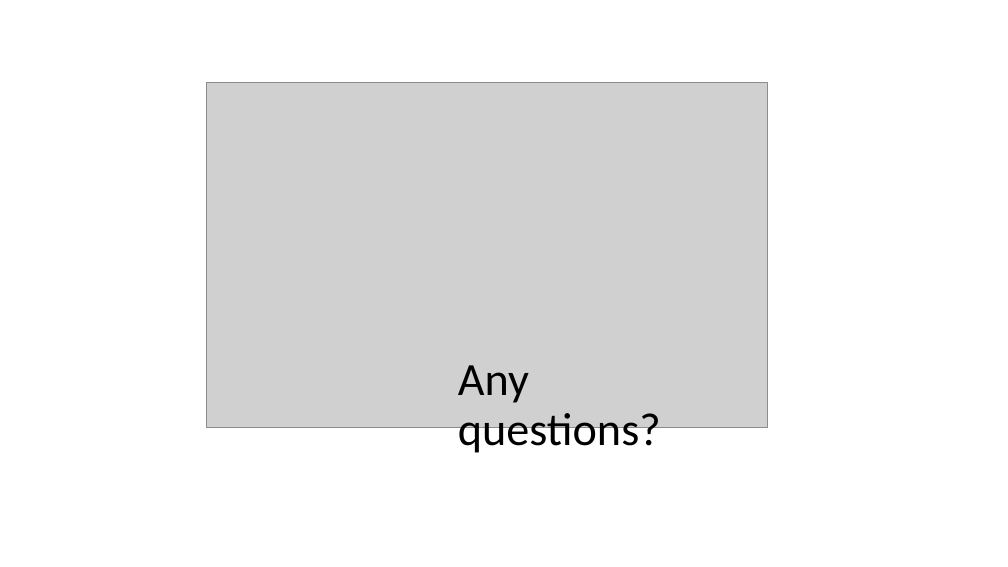
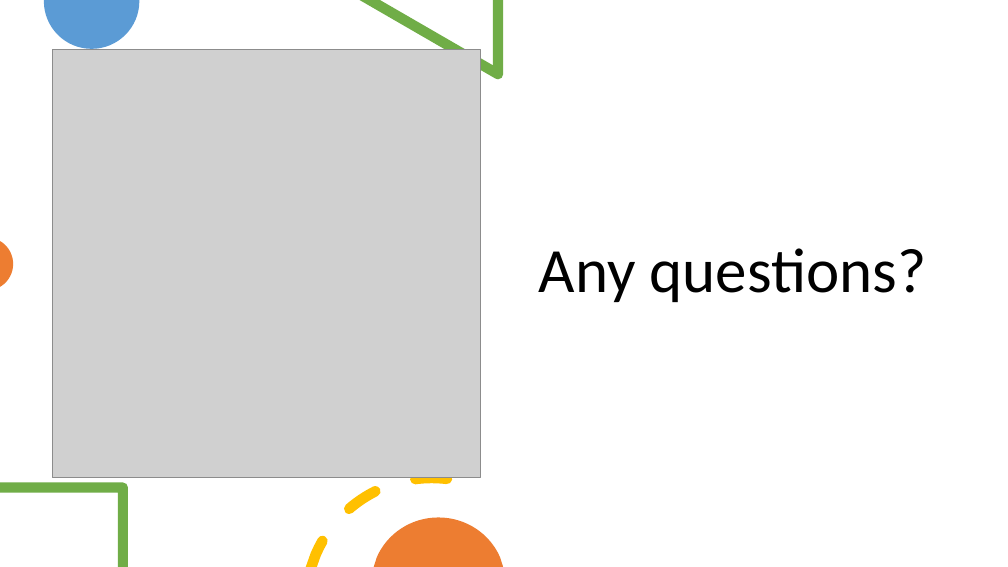
Before and after one commit to Programming-Fundamentals-SETU/prog-fund-2-jan-26, a slide deck: slide 36 of topic02-primitive-arrays/unit-02a-lectures/talk-4-github/github.pptx (slide 27 before the commit). Drawn at 1008x567 pixels with LibreOffice and Linux fonts; fonts in the diff are those of the drawing; grey boxes stand for pictures. Boxes give left, top, right and bottom in pixels: in the first picture for what was removed or moved away, otherwise in the second. Text is boxed around its words. In the diff, an @@ line names an element or a change of style, - is before the commit and + after.

Commit message:
updated week 2 - updated slides and images

```diff
--- a/topic02-primitive-arrays/unit-02a-lectures/talk-4-github/github.pptx
+++ b/topic02-primitive-arrays/unit-02a-lectures/talk-4-github/github.pptx
@@ freeform shape added at [44, 0, 139, 49], fill #5B9BD5 @@
@@ freeform shape added at [360, 0, 504, 79], fill #70AD47 @@
@@ picture added at [52, 49, 480, 477] @@
@@ picture removed at [207, 82, 768, 428] @@
@@ title "Any questions?": place and size @@
-title "Any questions?" at [458, 365, 661, 456]
+title "Any questions?" at [539, 248, 927, 302]
@@ title "Any questions?" at [539, 248, 927, 302]: size 44 to 60 pt; alignment left to centre; vertical alignment middle to bottom @@
@@ freeform shape added at [0, 241, 13, 287], fill #ED7D31 @@
@@ freeform shape added at [306, 473, 452, 567], fill #FFC000 @@
@@ freeform shape added at [0, 482, 128, 567], fill #70AD47 @@
@@ freeform shape added at [374, 517, 503, 567], fill #ED7D31 @@
```
Also in this commit, not shown: 9 slides added, 17 other files.
